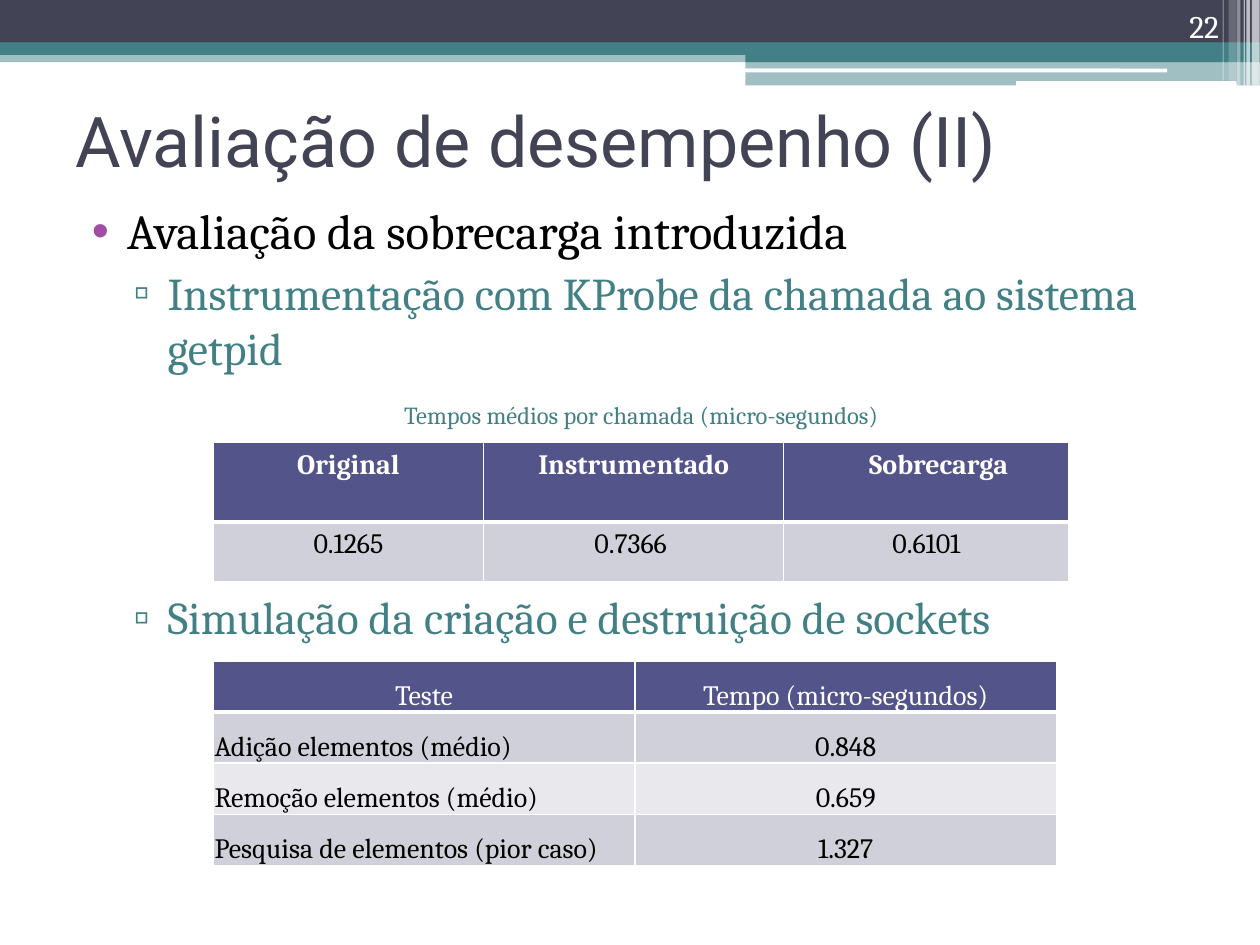
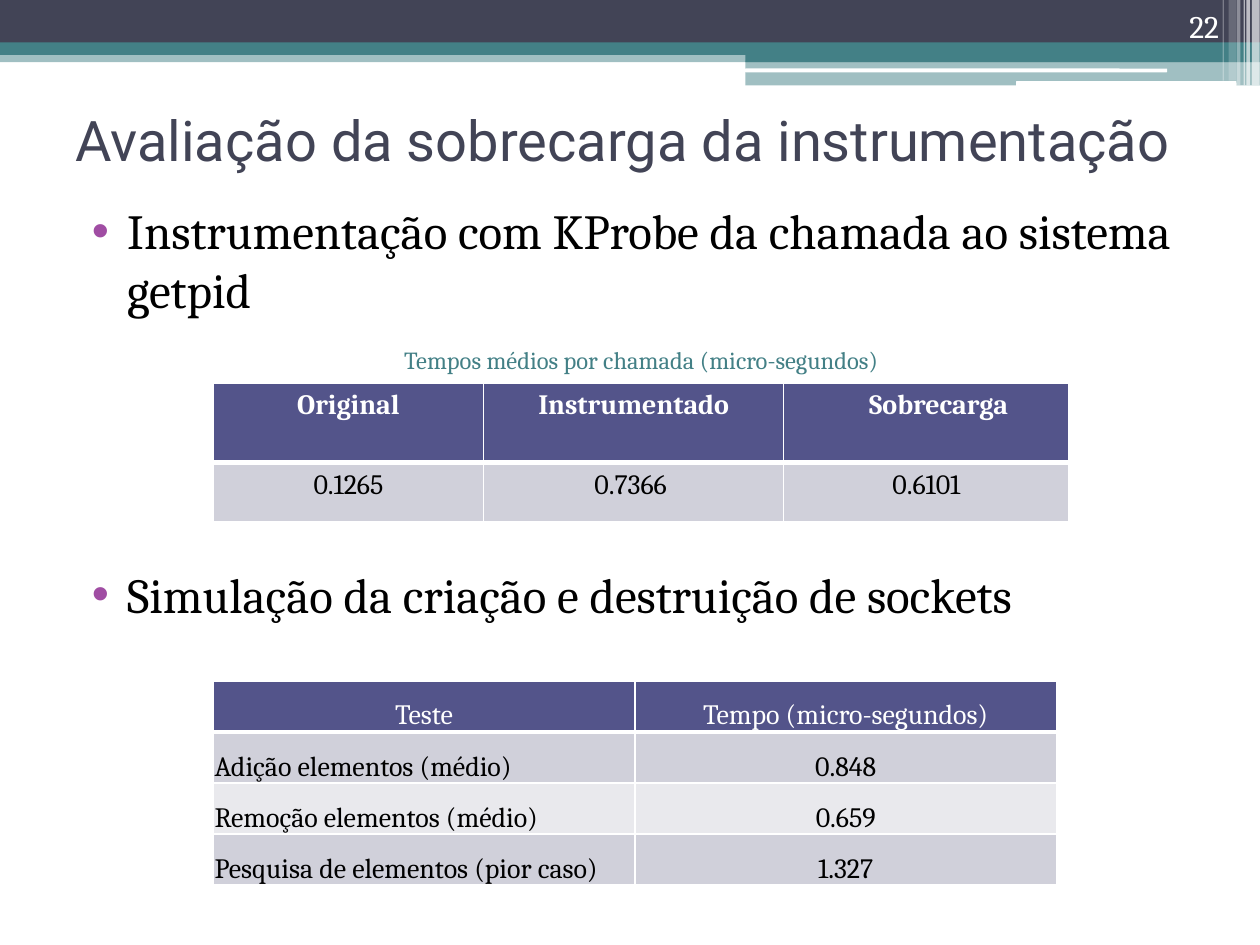
Before and after one commit to nunogmartins/cap_dissertation, a slide deck: slide 22 of doc/apresentacao_dissertacao.pptx. Drawn at 1260x945 pixels with LibreOffice and Linux fonts; fonts in the diff are those of the drawing. Boxes give left, top, right and bottom in pixels: in the first picture for what was removed or moved away, otherwise in the second. Text is boxed around its words. In the diff, an @@ line names an element or a change of style, - is before the commit and + after.

```diff
--- a/doc/apresentacao_dissertacao.pptx
+++ b/doc/apresentacao_dissertacao.pptx
@@ title at (75,119,1169,173): text changed; size 40 to 32 pt @@
-Avaliação de desempenho (II)
+Avaliação da sobrecarga da instrumentação
@@ text at (127,215,847,260): paragraph removed @@
-• Avaliação da sobrecarga introduzida
@@ text at (127,215,1171,623): size 26 to 28 pt, text colour #438086 to #000000 in "Instrumentação com KProbe da chamada ao sistema ...", "Simulação da criação e destruição de sockets"; bullet ▫ to •; list level 2 to 1 in "Instrumentação com KProbe da chamada ..."; bullet colour #438086 to #A04DA3; list level 2 to 1 in "Simulação da criação e destruição ..." @@
@@ table: place and size @@
-table at (213,442,1068,581)
+table at (213,383,1068,522)
@@ table: place and size @@
-table at (213,662,1057,868)
+table at (213,680,1057,888)
```
Also in this commit, not shown: 7 other slides changed, 1 slide added, 1 slide removed.
